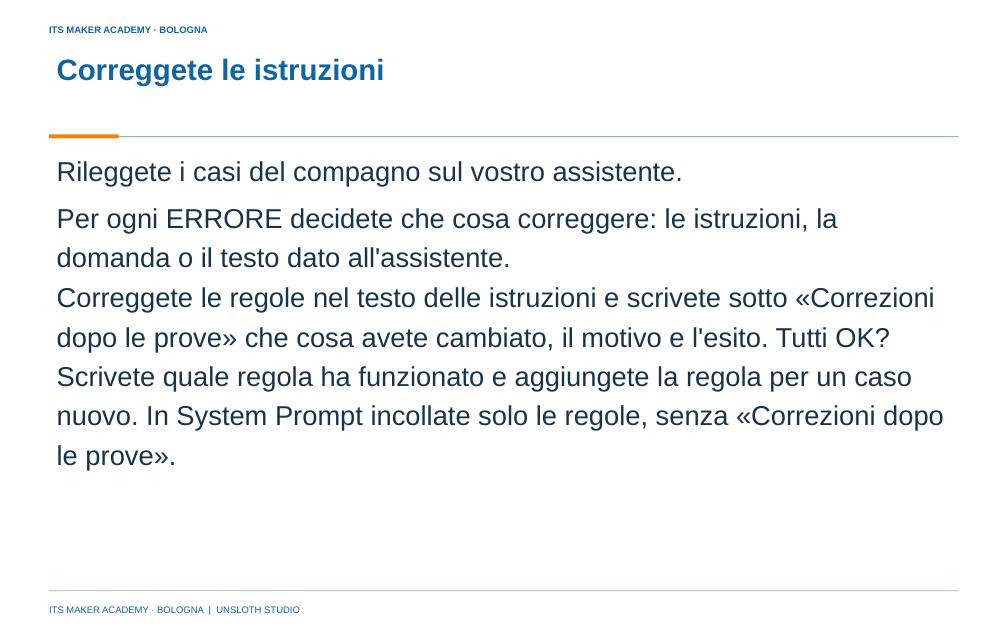
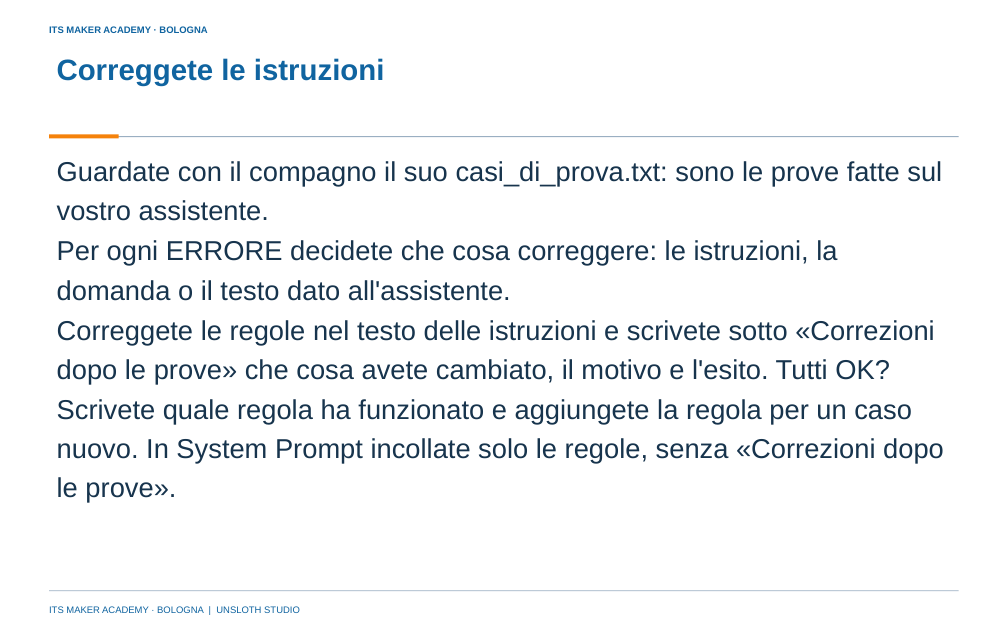
Before and after one commit to franzo9393/ITSCorso_UnslothStudio-Git, a slide deck: slide 19 of lezione 4 - modello locale e istruzioni di sistema/Lezione4_Modello_locale_e_istruzioni_di_sistema_ITS_MAKER.pptx. Drawn at 1008x630 pixels with LibreOffice and Linux fonts; fonts in the diff are those of the drawing; background and template pictures are left out. Boxes give left, top, right and bottom in pixels: in the first picture for what was removed or moved away, otherwise in the second. Text is boxed around its words. In the diff, an @@ line names an element or a change of style, - is before the commit and + after.

Commit message:
Lezione 4: niente consegna di file, verifica a voce, correzioni dalla revisione didattica

```diff
--- a/lezione 4 - modello locale e istruzioni di sistema/Lezione4_Modello_locale_e_istruzioni_di_sistema_ITS_MAKER.pptx
+++ b/lezione 4 - modello locale e istruzioni di sistema/Lezione4_Modello_locale_e_istruzioni_di_sistema_ITS_MAKER.pptx
@@ text at [57, 161, 942, 221]: text changed @@
-Rileggete i casi del compagno sul vostro assistente.
+Guardate con il compagno il suo casi_di_prova.txt: sono le prove fatte sul vostro assistente.
@@ text "Per ogni ERRORE decidete che ...": place and size @@
-text "Per ogni ERRORE decidete che ..." at [57, 208, 837, 268]
+text "Per ogni ERRORE decidete che ..." at [57, 240, 837, 301]
@@ text "Correggete le regole nel testo ...": place and size @@
-text "Correggete le regole nel testo ..." at [57, 287, 944, 430]
+text "Correggete le regole nel testo ..." at [57, 320, 944, 463]
```
Also in this commit, not shown: 6 other slides changed, 10 other files.
